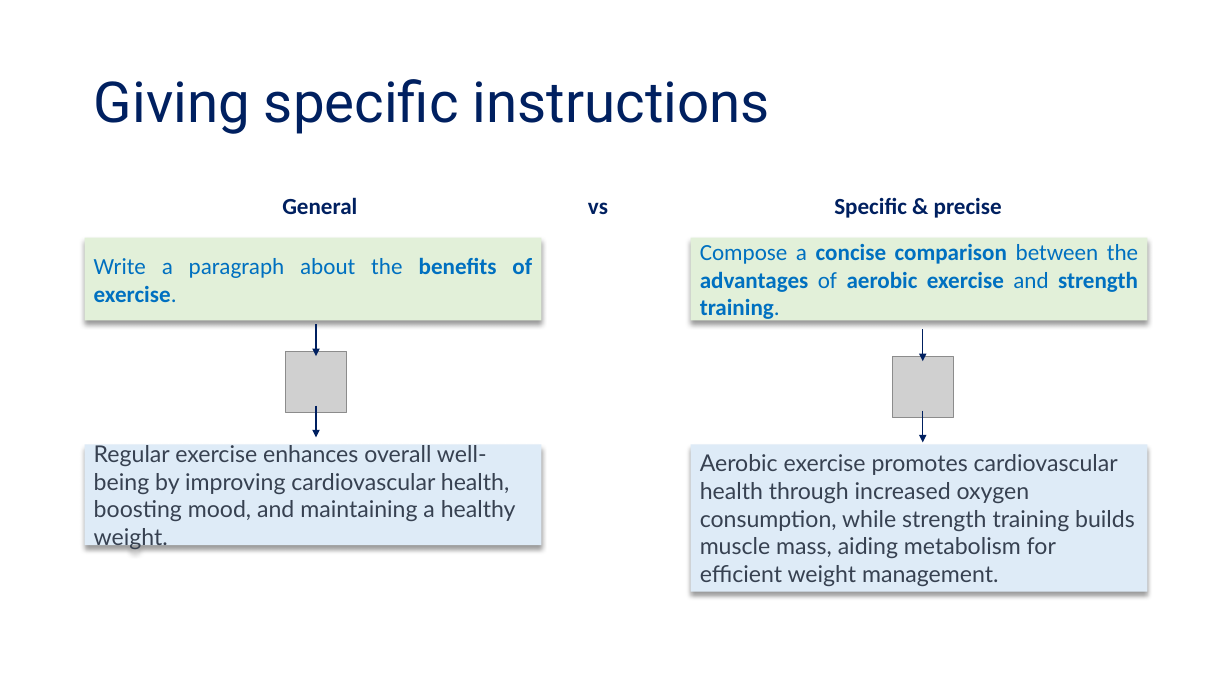
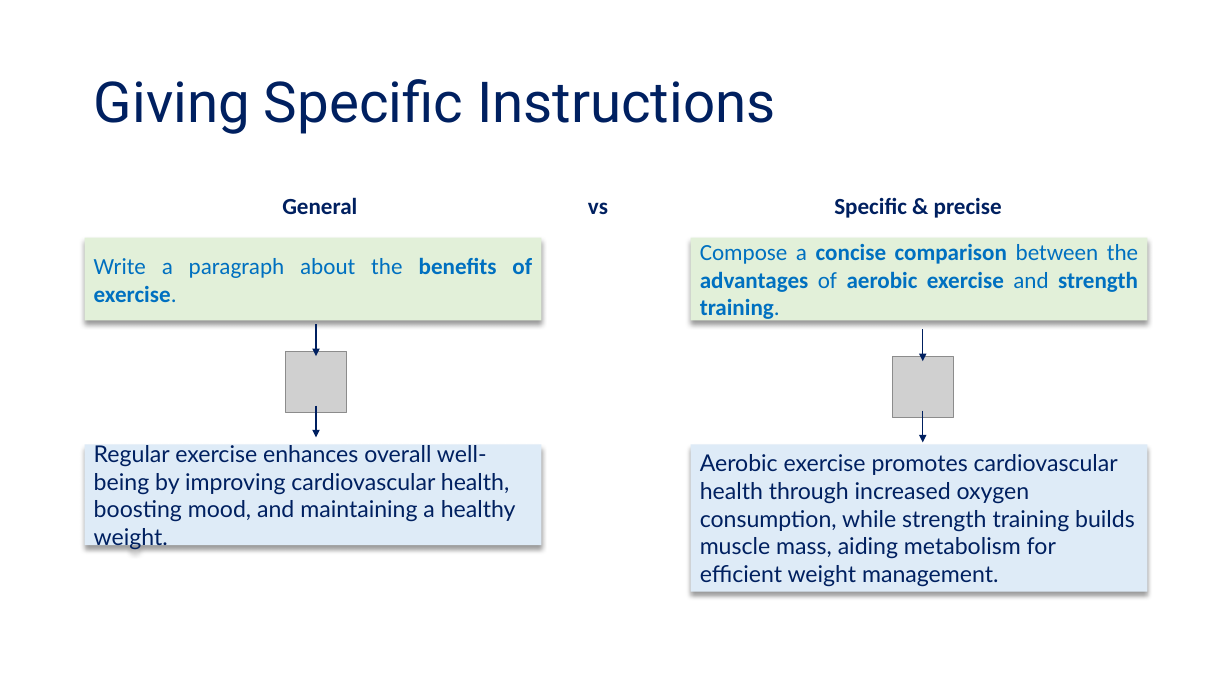
Before and after one commit to tanquangduong/transformer-pt, a slide deck: slide 39 of presentation/Transformer_Udemy/Udemy_P5_Components to build NLP web-applications with LLMs.pptx. Drawn at 1232x693 pixels with LibreOffice and Linux fonts; fonts in the diff are those of the drawing; grey boxes stand for pictures. Boxes give left, top, right and bottom in pixels: in the first picture for what was removed or moved away, otherwise in the second. Text is boxed around its words. In the diff, an @@ line names an element or a change of style, - is before the commit and + after.

```diff
--- a/presentation/Transformer_Udemy/Udemy_P5_Components to build NLP web-applications with LLMs.pptx
+++ b/presentation/Transformer_Udemy/Udemy_P5_Components to build NLP web-applications with LLMs.pptx
@@ title at bbox=[94, 79, 775, 134]: text changed @@
-Giving specific instructions
+Giving Specific Instructions
@@ rounded rectangle "Regular exercise enhances overall well-being ..." at bbox=[85, 445, 542, 545]: text colour #374151 to #002060 @@
@@ rounded rectangle "Aerobic exercise promotes cardiovascular health ..." at bbox=[691, 445, 1148, 592]: text colour #374151 to #002060 @@
```
Also in this commit, not shown: 46 other slides changed, 1 slide added, 5 other files.
